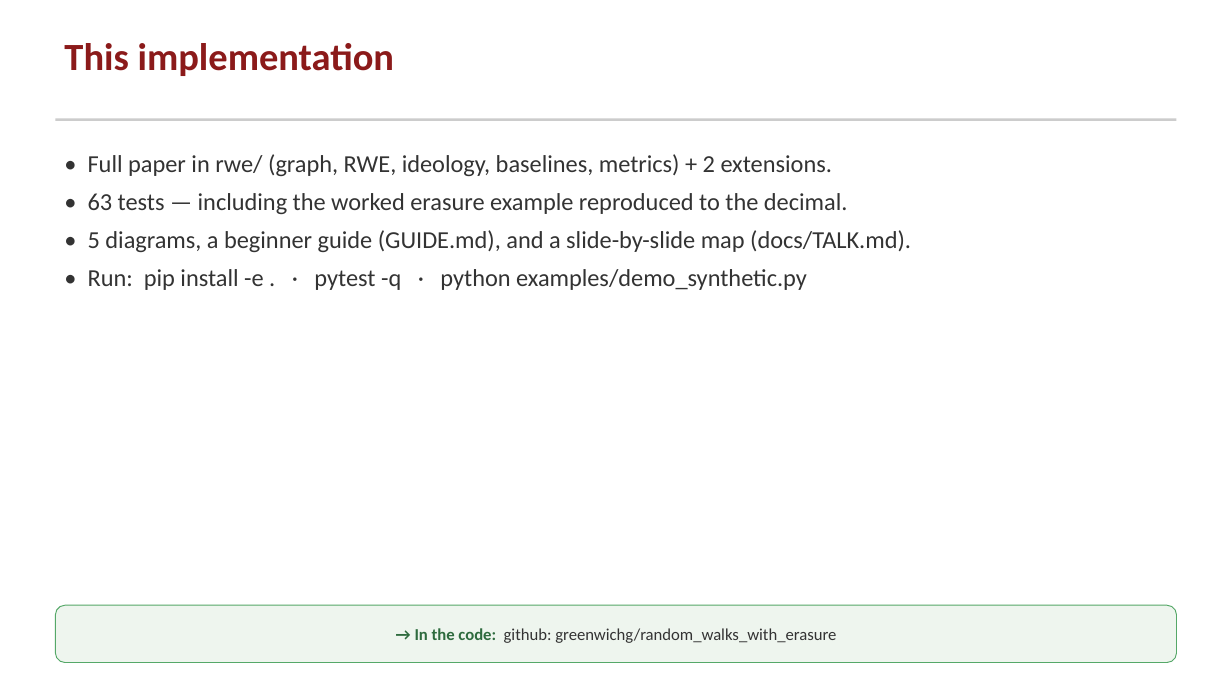
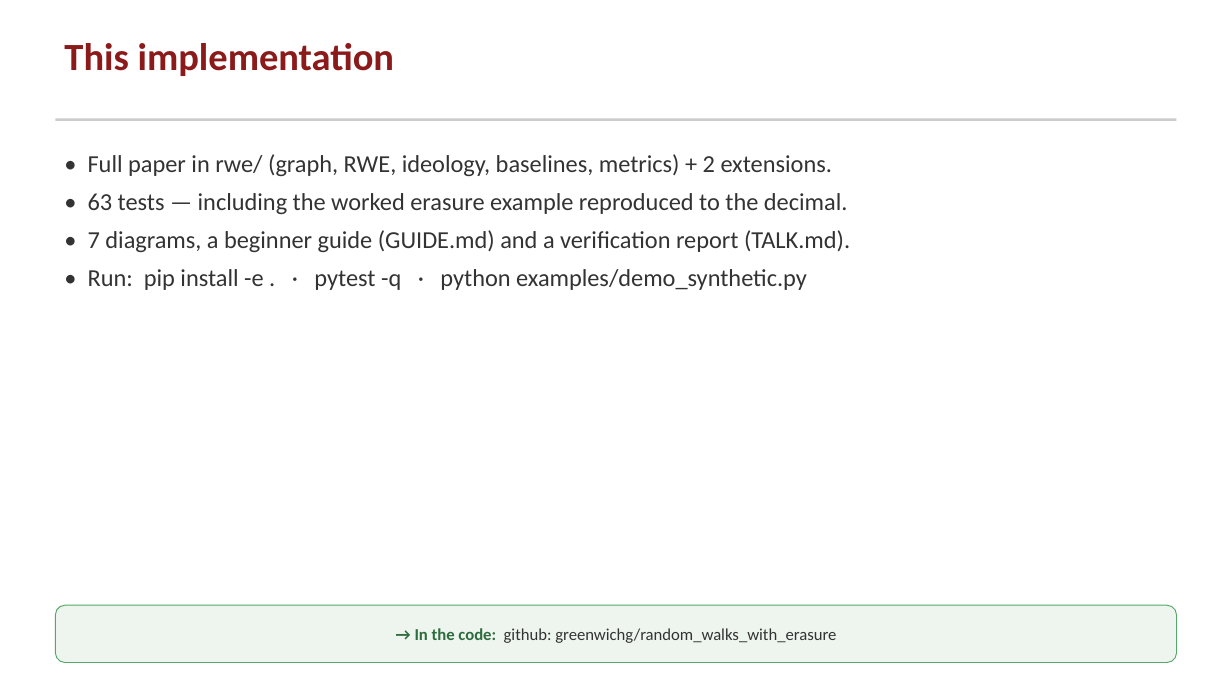
Before and after one commit to greenwichg/random_walks_with_erasure, a slide deck: slide 23 of docs/RWE_talk.pptx (slide 21 before the commit). Drawn at 1232x693 pixels with LibreOffice and Linux fonts; fonts in the diff are those of the drawing. Boxes give left, top, right and bottom in pixels: in the first picture for what was removed or moved away, otherwise in the second. Text is boxed around its words. In the diff, an @@ line names an element or a change of style, - is before the commit and + after.

```diff
--- a/docs/RWE_talk.pptx
+++ b/docs/RWE_talk.pptx
@@ text at <box>88,230,850,252</box>: text changed @@
-• 5 diagrams, a beginner guide (GUIDE.md), and a slide-by-slide map (docs/TALK.md).
+• 7 diagrams, a beginner guide (GUIDE.md) and a verification report (TALK.md).
```
Also in this commit, not shown: 2 slides added, 4 other files.
